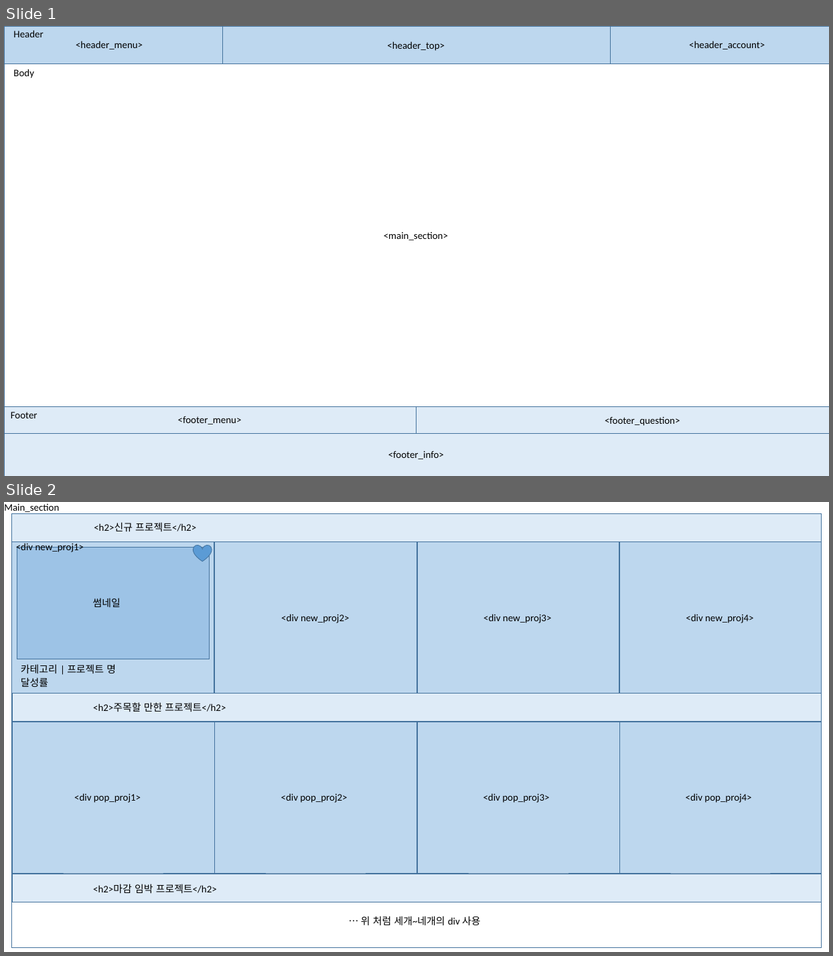
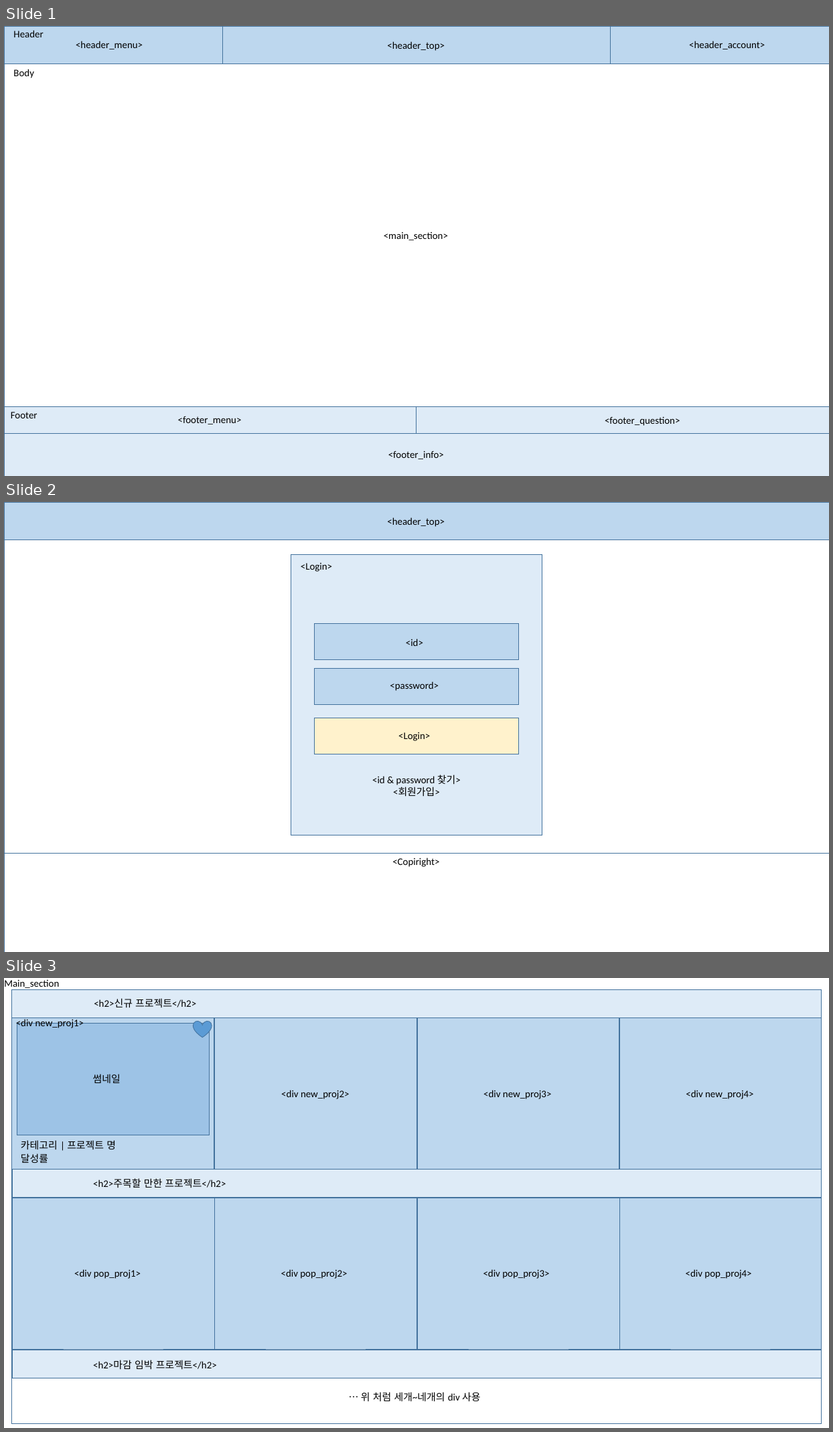
Before and after one commit to azegun/proj21_funding, a slide deck: CSSGuide/스프링프로젝트1.pptx. Shown one above the other, each under a label of ours: slides 1 and 2 before the commit, slides 1, 2 and 3 after it. The pictures are 833x956 and 833x1432 pixels, drawn with LibreOffice and Linux fonts; fonts in the diff are those of the drawing. Boxes give left, top, right and bottom in pixels: in the first picture for what was removed or moved away, otherwise in the second. Text is boxed around its words. In the diff, an @@ line names an element or a change of style, - is before the commit and + after.

```diff
--- a/CSSGuide/스프링프로젝트1.pptx
+++ b/CSSGuide/스프링프로젝트1.pptx
@@ slide 2 added at box(4, 502, 829, 952), background #FFFFFF @@
@@ rectangle added at box(4, 502, 829, 540), fill #BDD7EE, outline #43739E 1 pt @@
@@ rectangle added at box(4, 502, 829, 540), outline #43739E 1 pt @@
@@ text added at box(387, 517, 445, 527), 18 pt, text #000000 @@
+<header_top>
@@ rectangle added at box(4, 540, 829, 853), outline #43739E 1 pt @@
@@ rectangle added at box(291, 554, 543, 835), fill #DEEBF7, outline #43739E 1 pt @@
@@ text added at box(301, 563, 332, 572), 18 pt, text #000000 @@
+<Login>
@@ rectangle added at box(315, 623, 519, 659), fill #BDD7EE, outline #43739E 1 pt @@
@@ text added at box(406, 639, 423, 646), 18 pt, text #000000 @@
+<id>
@@ rectangle added at box(315, 668, 519, 704), fill #BDD7EE, outline #43739E 1 pt @@
@@ text added at box(390, 682, 439, 691), 18 pt, text #000000 @@
+<password>
@@ rectangle added at box(315, 718, 519, 754), fill #FFF2CC, outline #43739E 1 pt @@
@@ text added at box(399, 732, 430, 741), 18 pt, text #000000 @@
+<Login>
@@ text added at box(372, 775, 461, 797), 18 pt, text #000000 @@
+<id & password 찾기>
+<회원가입>
@@ rectangle added at box(4, 853, 829, 952), outline #43739E 1 pt @@
@@ text added at box(393, 858, 440, 867), 18 pt, text #000000 @@
+<Copiright>
@@ what was slide 2 is now slide 3 @@
```
Also in this commit, not shown: 1 other file.
